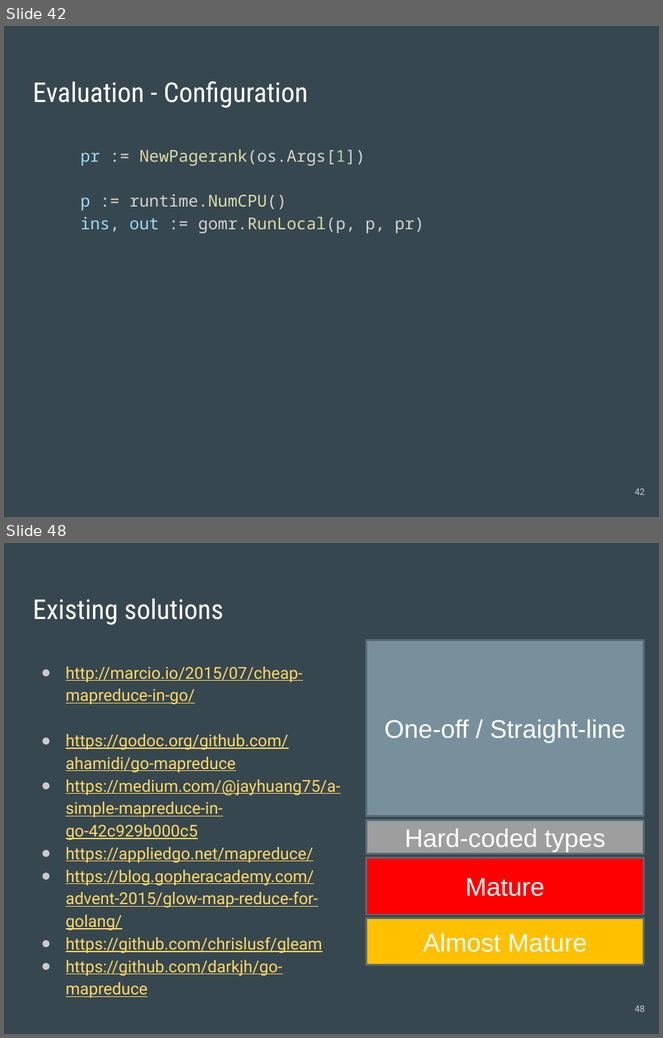
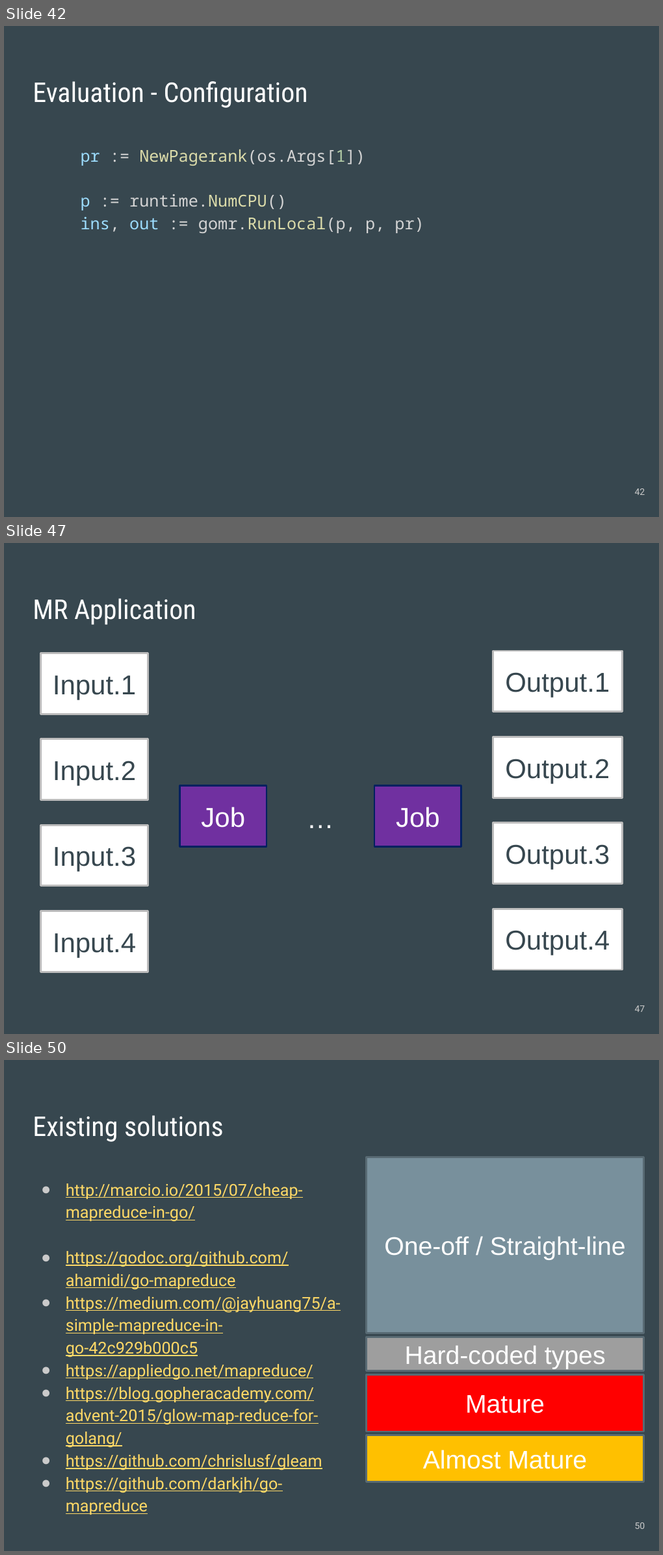
Before and after one commit to cnnrznn/cnnrznn.github.io, a slide deck: files/GoMR/slides-distributed.pptx. Shown one above the other, each under a label of ours: slides 42 and 48 before the commit, slides 42, 47 and 50 after it; the slides between them are not shown. The pictures are 663x1038 and 663x1555 pixels, drawn with LibreOffice and Linux fonts; fonts in the diff are those of the drawing. Boxes give left, top, right and bottom in pixels: in the first picture for what was removed or moved away, otherwise in the second. Text is boxed around its words. In the diff, an @@ line names an element or a change of style, - is before the commit and + after.

```diff
--- a/files/GoMR/slides-distributed.pptx
+++ b/files/GoMR/slides-distributed.pptx
@@ slide 47 added at bbox=[4, 543, 659, 1034], background #37474F @@
@@ title added at bbox=[33, 598, 196, 625], 30 pt, text #FFFFFF @@
+MR Application
@@ rectangle added at bbox=[180, 786, 267, 847], fill #7030A0, outline #002060 2 pt, 30 pt, text #FFFFFF @@
+Job
@@ rectangle added at bbox=[375, 786, 462, 847], fill #7030A0, outline #002060 2 pt, 30 pt, text #FFFFFF @@
+Job
@@ text added at bbox=[287, 798, 353, 838], 30 pt, text #FFFFFF @@
+…
@@ group added at bbox=[40, 653, 148, 972]: 4 rectangles @@
+Input.1
+Input.2
+Input.3
+Input.4
@@ group added at bbox=[493, 651, 623, 970]: 4 rectangles @@
+Output.1
+Output.2
+Output.3
+Output.4
@@ page number added at bbox=[635, 1006, 646, 1012], 10 pt, text #CACACA @@
+47
@@ what was slide 48 is now slide 50 @@
@@ page number at bbox=[635, 1523, 646, 1529]: text changed @@
-48
+50
```
Also in this commit, not shown: 10 slides changed, 3 other slides added, 1 slide removed.
